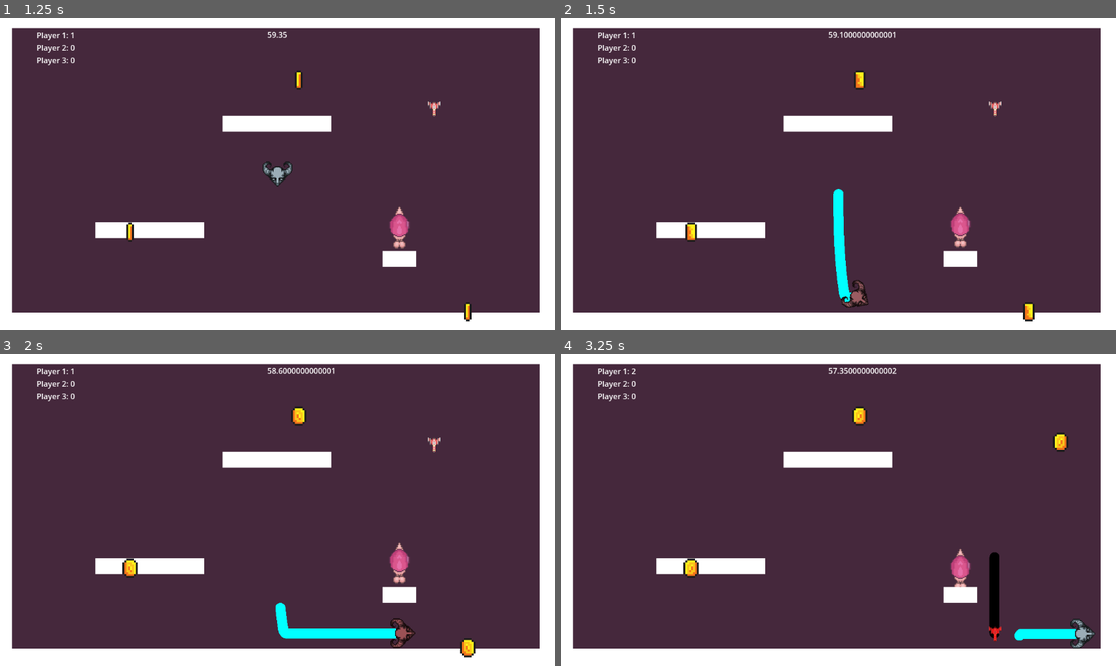
Above: before the commit, frames 1-4 (two rows, left to right).
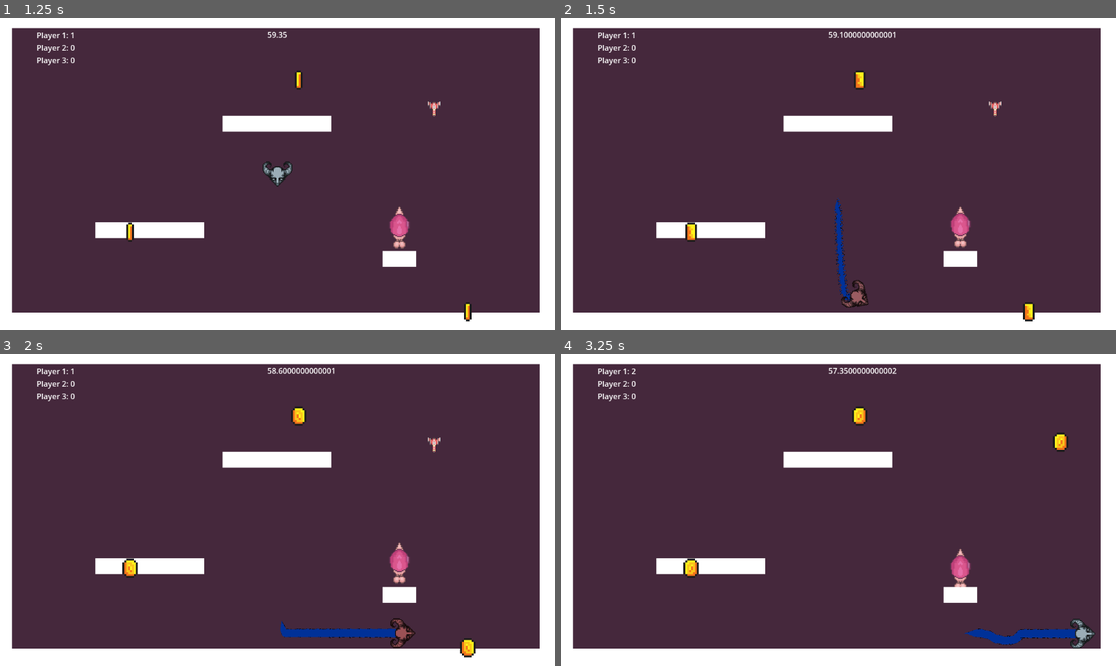
Above: after the commit, the same moments.

Repository: reniby/catfight
Game: Godot game, scene res://scenes/menu.tscn
The game is run twice, just before and just after one commit, with the same random seed, the same clock (stepped at 60 frames per second) and the same inputs.
Inputs:
- Up to frame 1 (1.25 s): click "Timed" at 0.5 s
- Up to frame 2 (1.5 s): tap Enter (dash_p1) at 1.25, 1.35 s; hold Right (right_p1) from 1.28 s (still down)
- Up to frame 3 (2 s): keep holding Right (right_p1)
- Up to frame 4 (3.25 s): release Right (right_p1) at 2.03 s; hold Down (down_p1) 2.03-2.78 s; tap Shift (dash_p2) at 2.1 s; hold Right (right_p1) from 2.78 s (still down); tap Space (dash_p3) at 2.85 s

Frame 1 is identical in both runs. In frame 2, 0.7% of the frame differs, in the area x 49-53%, y 54-92%; in frame 3, 0.8%; in frame 4, 1.1%, in the area x 72-93%, y 63-94%.

Commit message:
short tail dash

Diff:
--- a/scenes/trail.tscn
+++ b/scenes/trail.tscn
@@ -1,12 +1,27 @@
-[gd_scene load_steps=2 format=3 uid="uid://dx3230llssqwf"]
+[gd_scene load_steps=6 format=3 uid="uid://dx3230llssqwf"]
 
 [ext_resource type="Script" path="res://scripts/trail.gd" id="1_3d0am"]
+[ext_resource type="Texture2D" uid="uid://6xrgce4jd4ml" path="res://space_art/pixil-frame-0 (1).png" id="1_op0au"]
+[ext_resource type="Texture2D" uid="uid://res3ykr8pt3d" path="res://space_art/pixil-frame-0.png" id="1_qu12p"]
+
+[sub_resource type="Curve" id="Curve_tror3"]
+_data = [Vector2(0.00526316, 0), 0.0, 0.0, 0, 0, Vector2(0.121053, 0.945055), 0.0, 0.0, 0, 0, Vector2(1, 1), 0.0, 0.0, 0, 0]
+point_count = 3
+
+[sub_resource type="AnimatedTexture" id="AnimatedTexture_g26bl"]
+frames = 2
+frame_0/texture = ExtResource("1_op0au")
+frame_0/duration = 0.2
+frame_1/texture = ExtResource("1_qu12p")
+frame_1/duration = 0.2
 
 [node name="Trail" type="Line2D"]
 show_behind_parent = true
 texture_filter = 1
 width = 6.0
-default_color = Color(0.168627, 1, 1, 1)
+width_curve = SubResource("Curve_tror3")
+texture = SubResource("AnimatedTexture_g26bl")
+texture_mode = 1
 joint_mode = 2
 begin_cap_mode = 2
 end_cap_mode = 2
--- a/scripts/trail.gd
+++ b/scripts/trail.gd
@@ -1,8 +1,10 @@
 extends Line2D
 
-@export var length = 40
+@export var length = 80
 @onready var body = $Area2D
 @onready var shapes = []
+@onready var distances = []
+@onready var sum_of_distances = 0
 var point = Vector2()
 var prev = null
 var active = true
@@ -15,10 +17,13 @@
 
 # Called every frame. 'delta' is the elapsed time since the previous frame.
 func _physics_process(delta):
+
 	if get_parent().visible:
 		if get_parent().velocity != Vector2(0,0):
 			global_position = Vector2(0,0)
 			global_rotation = 0
+
+
 
 			point = get_parent().global_position/get_parent().scale
 			add_point(point)
@@ -30,13 +35,28 @@
 				segment.b = points[points.size()-1]
 				shape.shape = segment
 				shapes.append(shape)
+				if len(points) > 1:
+					var dist = points[-1].distance_to(points[-2])
+					distances.append(dist)
+					sum_of_distances += dist
 		elif get_point_count() > 0:
 			shapes.pop_at(0).queue_free()
 			remove_point(0)
+			if len(distances) > 0:
+				sum_of_distances -= distances.pop_at(0)
 
-		while get_point_count() >= length:
-			shapes.pop_at(0).queue_free()
-			remove_point(0)
+		#while get_point_count() >= length:
+			#shapes.pop_at(0).queue_free()
+			#remove_point(0)
+			#if len(distances) > 0:
+				#sum_of_distances -= distances.pop_at(0)
+		while sum_of_distances >= length or get_point_count() >= length:
+			if len(shapes) > 0:
+				shapes.pop_at(0).queue_free()
+				remove_point(0)
+				if len(distances) > 0:
+					sum_of_distances -= distances.pop_at(0)
+
 
 func get_line_length(points):
 	var total_length = 0
